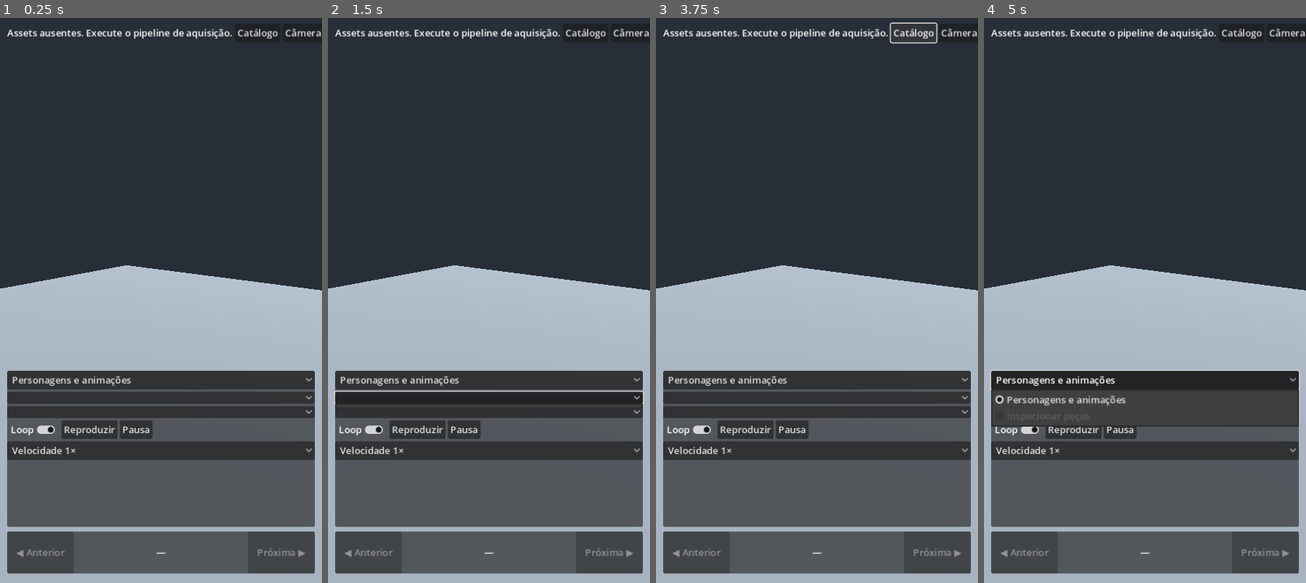
Above: before the commit, frames 1-4 (left to right).
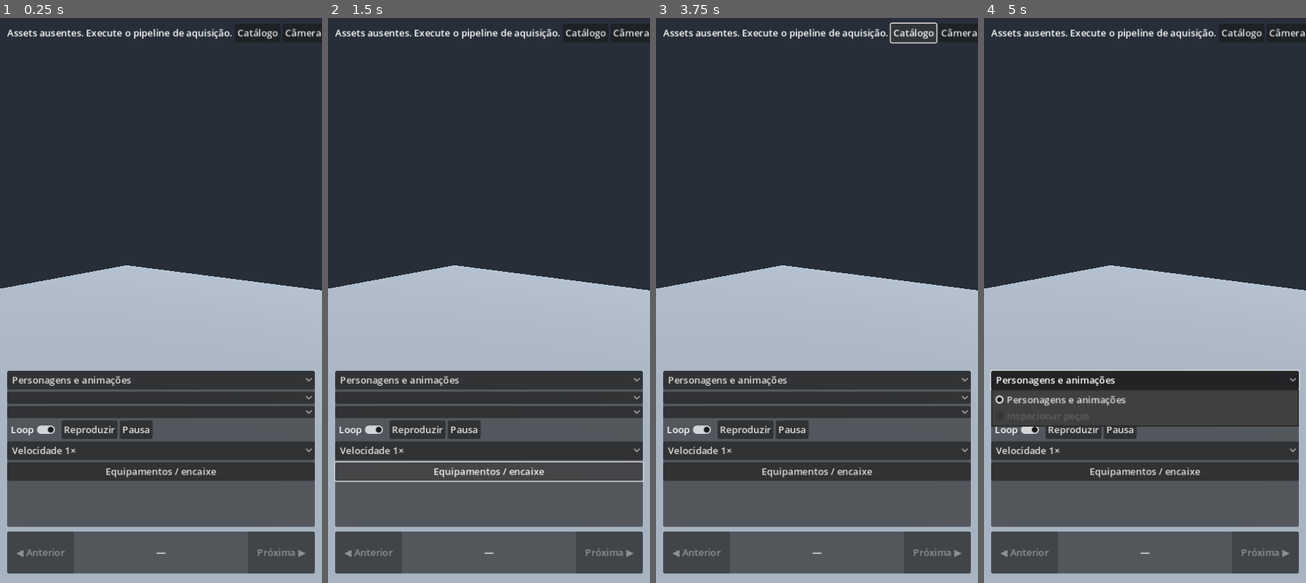
Above: after the commit, the same moments.

Repository: pabloerlis/MyGame
Game: Godot game, scene res://lab/lab_room.tscn
The game is run twice, just before and just after one commit, with the same random seed, the same clock (stepped at 60 frames per second) and the same inputs.
Inputs (mouse positions are in pixels of both pictures, inside the frame that each line leads up to):
- Up to frame 1 (0.25 s): no input
- Up to frame 2 (1.5 s): click (489, 470) at 0.5 s, where only the run after the commit has a clickable "Equipamentos / encaixe"; click (489, 396) at 1.25 s, where only the run after the commit has a clickable "Equipamentos / encaixe"
- Up to frame 3 (3.75 s): click "Catálogo" at 2 s; click "Câmera" at 2.75 s; click "Catálogo" at 3.5 s
- Up to frame 4 (5 s): click "Personagens e animações" at 4.25 s

The runs differ from the first frame. In frame 1, 2.9% of the frame differs, in the area x 2-98%, y 78-82%; in frame 2, 1.4%; in frame 3, 2.9%; in frame 4, 2.9%.

Commit message:
feat(lab): attach existing weapons to skeleton bones with grip calibration

Diff:
--- a/game/lab/lab_room.gd
+++ b/game/lab/lab_room.gd
@@ -38,6 +38,19 @@
 var saved_distance := 4.0
 var item_focus := Vector3(0, 1, 0)
 var item_distance := 4.0
+var equipment_controls: VBoxContainer
+var equipment_toggle: Button
+var equipment_picker: OptionButton
+var bone_picker: OptionButton
+var axis_picker: OptionButton
+var equip_label: Label
+var skeleton: Skeleton3D
+var attachment: BoneAttachment3D
+var grip: Node3D
+var equipped_index := -1
+var equipment_indices: Array[int] = []
+var grip_profiles := {}
+var active_profile := ""
 
 func _ready() -> void:
 	var sun := DirectionalLight3D.new()
@@ -85,7 +98,14 @@
 			items = parsed_items
 	for item in items:
 		item_picker.add_item(str(item["name"]) + " | " + ("RPG" if item["pack"] == "rpg_items_pack" else "Armas"))
+	for i in range(items.size()):
+		var record: Dictionary = items[i]
+		var name := str(record["name"]).to_lower()
+		if record["pack"] == "medieval_weapons_pack" or name.begins_with("sword") or name.begins_with("axe") or name.begins_with("bow") or name.begins_with("dagger") or name.begins_with("hammer"):
+			equipment_indices.append(i)
+			equipment_picker.add_item(str(record["name"]) + " | " + ("RPG" if record["pack"] == "rpg_items_pack" else "Armas"))
 	mode_picker.set_item_disabled(1, items.is_empty())
+	equipment_toggle.disabled = equipment_indices.is_empty() or not is_instance_valid(skeleton)
 
 func _create_ui() -> void:
 	var layer := CanvasLayer.new()
@@ -204,11 +224,55 @@
 	speed_picker.select(2)
 	animation_controls.add_child(speed_picker)
 	speed_picker.item_selected.connect(_set_speed)
+	equipment_toggle = Button.new()
+	equipment_toggle.text = "Equipamentos / encaixe"
+	animation_controls.add_child(equipment_toggle)
+	equipment_toggle.pressed.connect(func():
+		equipment_controls.visible = not equipment_controls.visible
+		# Keep the controls in the lower part of the screen.
+		catalog_panel.offset_top = -480 if equipment_controls.visible else -355
+	)
+	equipment_controls = VBoxContainer.new()
+	equipment_controls.hide()
+	animation_controls.add_child(equipment_controls)
+	equipment_picker = OptionButton.new()
+	equipment_picker.fit_to_longest_item = false
+	equipment_picker.add_item("Sem equipamento")
+	equipment_controls.add_child(equipment_picker)
+	equipment_picker.item_selected.connect(_choose_equipment)
+	bone_picker = OptionButton.new()
+	bone_picker.fit_to_longest_item = false
+	equipment_controls.add_child(bone_picker)
+	bone_picker.item_selected.connect(func(_index): _choose_equipment(equipment_picker.selected))
+	var adjust_row := HBoxContainer.new()
+	equipment_controls.add_child(adjust_row)
+	axis_picker = OptionButton.new()
+	for axis_name in ["Pos X", "Pos Y", "Pos Z", "Rot X", "Rot Y", "Rot Z"]:
+		axis_picker.add_item(axis_name)
+	axis_picker.size_flags_horizontal = Control.SIZE_EXPAND_FILL
+	adjust_row.add_child(axis_picker)
+	for direction in [-1, 1]:
+		var step_button := Button.new()
+		step_button.text = "−" if direction == -1 else "+"
+		step_button.custom_minimum_size = Vector2(48, 40)
+		adjust_row.add_child(step_button)
+		step_button.pressed.connect(_adjust_grip.bind(direction))
+	var reset_grip := Button.new()
+	reset_grip.text = "Zerar"
+	adjust_row.add_child(reset_grip)
+	reset_grip.pressed.connect(_reset_grip)
+	equip_label = Label.new()
+	equip_label.autowrap_mode = TextServer.AUTOWRAP_WORD_SMART
+	equipment_controls.add_child(equip_label)
 	details = Label.new()
 	details.autowrap_mode = TextServer.AUTOWRAP_WORD_SMART
 	panel.add_child(details)
 
 func _load_scene(index: int) -> void:
+	_clear_equipment()
+	skeleton = null
+	bone_picker.clear()
+	equipment_picker.select(0)
 	if is_instance_valid(player):
 		player.stop()
 		for clip in original_modes:
@@ -239,6 +303,9 @@
 		return
 	actor = node
 	add_child(actor)
+	skeleton = _find_skeleton(actor)
+	_populate_bones()
+	equipment_toggle.disabled = equipment_indices.is_empty() or not is_instance_valid(skeleton)
 	player = _find_player(actor)
 	if player == null:
 		status.text = "Sem AnimationPlayer"
@@ -259,6 +326,110 @@
 		clip_picker.select(start)
 		_select_clip(start)
 
+func _find_skeleton(node: Node) -> Skeleton3D:
+	if node is Skeleton3D:
+		return node
+	for child in node.get_children():
+		var found := _find_skeleton(child)
+		if found != null:
+			return found
+	return null
+
+func _populate_bones() -> void:
+	bone_picker.clear()
+	if not is_instance_valid(skeleton):
+		return
+	# Exact names from the imported skeleton. Prefer hand bones, not fingers.
+	var hands: Array[int] = []
+	var others: Array[int] = []
+	var right_hand := -1
+	for i in range(skeleton.get_bone_count()):
+		var bone_name := str(skeleton.get_bone_name(i))
+		var normalized := bone_name.to_lower().replace("_", "").replace(".", "").replace(":", "").replace("-", "").replace(" ", "")
+		var is_right := normalized.ends_with("righthand") or normalized.ends_with("handr") or normalized.ends_with("rhand") or normalized.ends_with("handright")
+		var is_left := normalized.ends_with("lefthand") or normalized.ends_with("handl") or normalized.ends_with("lhand") or normalized.ends_with("handleft")
+		if is_right or is_left:
+			hands.append(i)
+			if is_right:
+				right_hand = i
+		else:
+			others.append(i)
+	for i in hands + others:
+		bone_picker.add_item(str(skeleton.get_bone_name(i)), i)
+	if right_hand >= 0:
+		bone_picker.select(bone_picker.get_item_index(right_hand))
+	elif bone_picker.item_count > 0:
+		bone_picker.select(0)
+	equip_label.text = "Escolha peça e osso. Ajuste a empunhadura."
+
+func _clear_equipment() -> void:
+	if is_instance_valid(attachment):
+		attachment.get_parent().remove_child(attachment)
+		attachment.queue_free()
+	attachment = null
+	grip = null
+	equipped_index = -1
+	active_profile = ""
+
+func _choose_equipment(index: int) -> void:
+	_clear_equipment()
+	equipment_picker.select(index)
+	if index <= 0:
+		equip_label.text = "Sem equipamento"
+		return
+	if index > equipment_indices.size() or not is_instance_valid(skeleton) or bone_picker.selected < 0:
+		equip_label.text = "Osso ou peça indisponível"
+		return
+	var record_index: int = equipment_indices[index - 1]
+	var record: Dictionary = items[record_index]
+	var bone_index := bone_picker.get_selected_id()
+	var packed := load(str(record["path"])) as PackedScene
+	if packed == null or bone_index < 0 or bone_index >= skeleton.get_bone_count():
+		equip_label.text = "Falha no carregamento"
+		return
+	var model := packed.instantiate()
+	if not model is Node3D:
+		model.free()
+		return
+	attachment = BoneAttachment3D.new()
+	attachment.bone_name = skeleton.get_bone_name(bone_index)
+	skeleton.add_child(attachment)
+	grip = Node3D.new()
+	attachment.add_child(grip)
+	grip.add_child(model)
+	equipped_index = record_index
+	active_profile = "%s|%s|%s" % [records[scene_picker.selected]["id"], record["id"], attachment.bone_name]
+	if grip_profiles.has(active_profile):
+		grip.transform = grip_profiles[active_profile]
+	_update_grip_label()
+
+func _adjust_grip(direction: int) -> void:
+	if not is_instance_valid(grip):
+		return
+	var axis := axis_picker.selected
+	if axis < 0 or axis > 5:
+		return
+	if axis < 3:
+		var offset := grip.position
+		offset[axis] += 0.01 * direction
+		grip.position = offset
+	else:
+		var rotation_offset := grip.rotation_degrees
+		rotation_offset[axis - 3] += 15.0 * direction
+		grip.rotation_degrees = rotation_offset
+	grip_profiles[active_profile] = grip.transform
+	_update_grip_label()
+
+func _reset_grip() -> void:
+	if is_instance_valid(grip):
+		grip.transform = Transform3D.IDENTITY
+		grip_profiles.erase(active_profile)
+		_update_grip_label()
+
+func _update_grip_label() -> void:
+	if is_instance_valid(grip):
+		equip_label.text = "%s | P %.2f %.2f %.2f m | R %.0f %.0f %.0f°" % [attachment.bone_name, grip.position.x, grip.position.y, grip.position.z, grip.rotation_degrees.x, grip.rotation_degrees.y, grip.rotation_degrees.z]
+
 func _find_player(node: Node) -> AnimationPlayer:
 	if node is AnimationPlayer:
 		return node
@@ -305,6 +476,7 @@
 	mode_picker.select(index)
 	animation_controls.visible = not item_mode
 	item_picker.visible = item_mode
+	catalog_panel.offset_top = -480 if not item_mode and equipment_controls.visible else -355
 	if item_mode:
 		saved_focus = focus
 		saved_distance = distance
--- a/game/project.godot
+++ b/game/project.godot
@@ -3,7 +3,7 @@
 
 [application]
 config/name="MyGame Lab"
-config/version="0.1.0-alpha.4"
+config/version="0.1.0-alpha.5"
 run/main_scene="res://lab/lab_room.tscn"
 config/icon="res://branding/erlis.png"
 boot_splash/show_image=true
--- a/game/tests/smoke.gd
+++ b/game/tests/smoke.gd
@@ -109,6 +109,49 @@
 		push_error("Animation state restoration failed")
 		quit(1)
 		return
+	var equipment_checks := 0
+	for i in range(lab.records.size()):
+		lab._load_scene(i)
+		if lab.skeleton == null or lab.bone_picker.item_count == 0 or lab.equipment_indices.is_empty():
+			push_error("Missing real skeleton or equipment catalog")
+			quit(1)
+			return
+		lab.equipment_picker.item_selected.emit(1)
+		if lab.attachment == null or lab.grip == null or lab.attachment.get_parent() != lab.skeleton:
+			push_error("Equipment attachment failed")
+			quit(1)
+			return
+		var selected_bone: int = lab.bone_picker.get_selected_id()
+		if lab.attachment.bone_name != lab.skeleton.get_bone_name(selected_bone):
+			push_error("Attachment bone mismatch")
+			quit(1)
+			return
+		lab.axis_picker.select(0)
+		lab._adjust_grip(1)
+		if not is_equal_approx(lab.grip.position.x, 0.01):
+			push_error("Grip translation failed")
+			quit(1)
+			return
+		lab.next_button.pressed.emit()
+		if lab.attachment == null or not lab.player.is_playing():
+			push_error("Equipment not preserved during playback")
+			quit(1)
+			return
+		lab.equipment_picker.item_selected.emit(0)
+		lab.equipment_picker.item_selected.emit(1)
+		if lab.grip == null or not is_equal_approx(lab.grip.position.x, 0.01):
+			push_error("Grip calibration restore failed")
+			quit(1)
+			return
+		lab._reset_grip()
+		lab.equipment_picker.item_selected.emit(0)
+		if lab.attachment != null:
+			push_error("Equipment removal failed")
+			quit(1)
+			return
+		equipment_checks += 1
+		await process_frame
+	print("EQUIPMENT_OK: ", equipment_checks, " rigs; attachment, calibration, playback and removal.")
 	print("ITEMS_OK: ", lab.items.size(), " models; mode switch, navigation and actor restoration.")
 	print("SMOKE_OK: ", packs.size(), " packs; ", count, " imported clip variants.")
 	print("TRANSPORT_OK: ", navigation_checks, " scenes; wrap, sync, visibility, playback mode and speed.")
Not shown, changed: game/export_presets.cfg
Not shown, changed: docs/06-experimental.md
